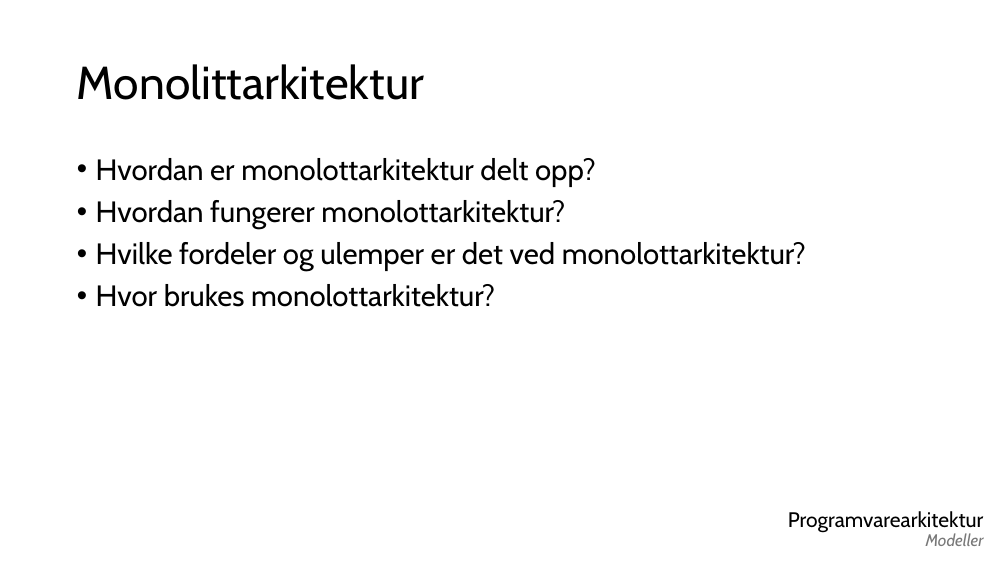
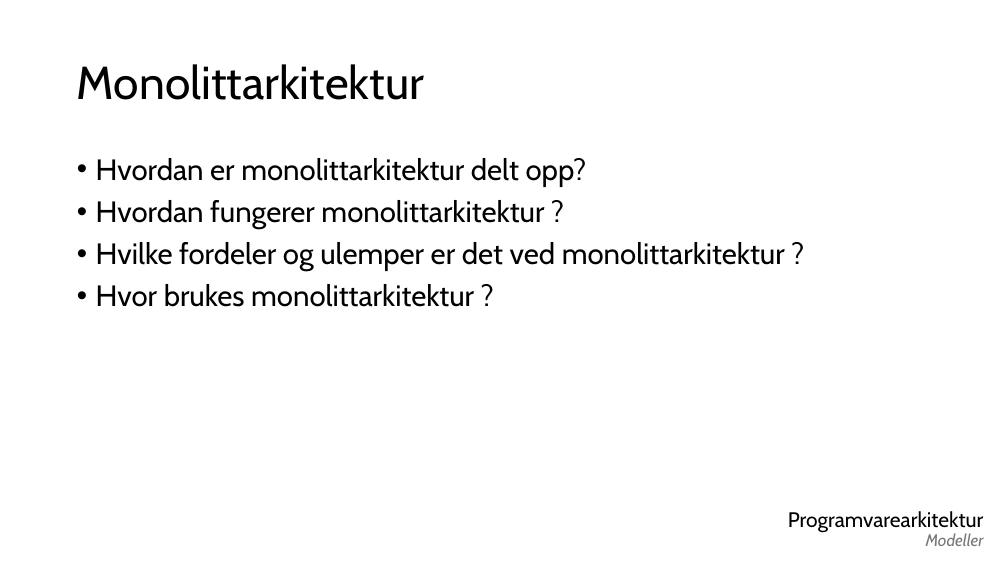
Before and after one commit to real-eo/IDATT1005-Systemutvikling, a slide deck: slide 34 of 2026 VÅR/Eksamensøving/Slides.pptx. Drawn at 1008x567 pixels with LibreOffice and Linux fonts; fonts in the diff are those of the drawing. Boxes give left, top, right and bottom in pixels: in the first picture for what was removed or moved away, otherwise in the second. Text is boxed around its words. In the diff, an @@ line names an element or a change of style, - is before the commit and + after.

```diff
--- a/2026 VÅR/Eksamensøving/Slides.pptx
+++ b/2026 VÅR/Eksamensøving/Slides.pptx
@@ text at bbox=[96, 158, 785, 307]: text changed @@
-• Hvordan er monolottarkitektur delt opp?
-• Hvordan fungerer monolottarkitektur?
-• Hvilke fordeler og ulemper er det ved monolottarkitektur?
-• Hvor brukes monolottarkitektur?
+• Hvordan er monolittarkitektur delt opp?
+• Hvordan fungerer monolittarkitektur ?
+• Hvilke fordeler og ulemper er det ved monolittarkitektur ?
+• Hvor brukes monolittarkitektur ?
```
Also in this commit, not shown: 4 other slides changed, 29 slides added.
